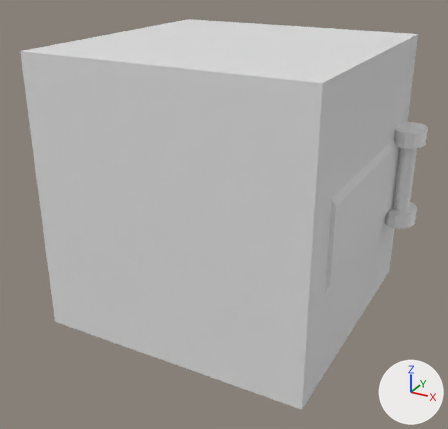
Two versions of the Blender file Assets/modelagens/Janela.blend, one commit apart.
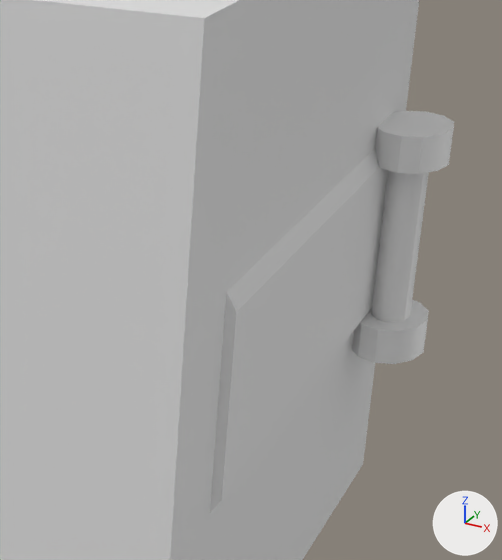
There are two pictures of each version: one whole from a camera (50 mm lens) standing at (10.17, -19.35, 13.14) and looking at (-0.03, -0.81, 3.87), one close up on the part from 53% to 100% of the width and 18% to 73% of the height. Lighting does not change. The marker at lower right points along +X, +Y and +Z.

The first close-up shows '1x1x1.011', 'Abridor de Janela'.
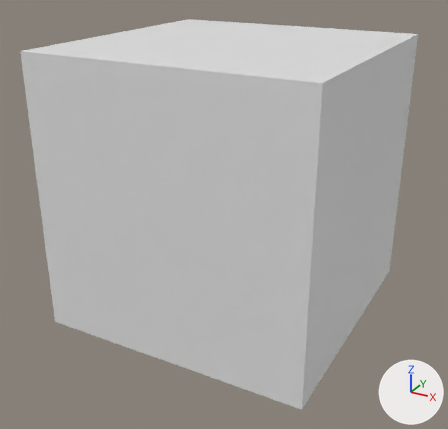
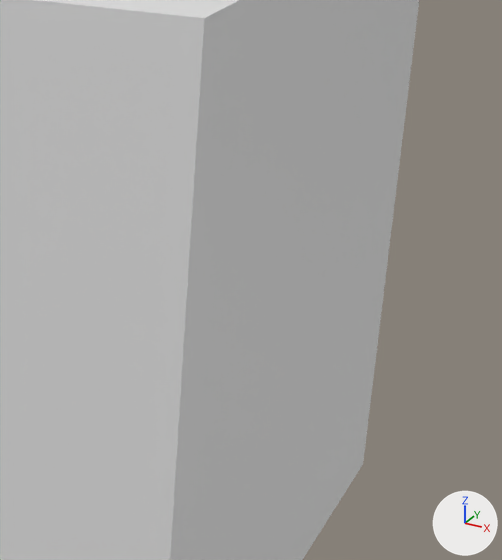
Where the change shows, as pixel boxes (x1, y1, x2, y2) in the close-ups (502 x 560 px; the box of a moved part takes in the faces that stretch with it):
'Abridor de Janela', reshaped, moved, rescaled (not visible afterwards)
    before: (210, 111, 454, 513)
part 1 of me_cylinder_022, moved or reshaped (not visible afterwards)
    before: (352, 111, 454, 364)
part 2 of me_cylinder_022, moved or reshaped (not visible afterwards)
    before: (211, 149, 388, 502)

The change in detail:
me_cylinder_022 is used by ob_abridor_de_janela; location (-0.06, -2.21, 4.98); scale (0.744, 1.0, 1.89).
me_cylinder_022 had 264 vertices, 212 faces and spanned x -7.0..8.2, y -1.4..6.6, z -2.5..2.5.
me_cylinder_022 now has 264 vertices, 212 faces and spans x -7.0..8.2, y -1.3..0.9, z -2.5..2.5.
me_cylinder_022 part 1: the loose piece of 96 vertices spanning x 6.6..8.2, y 5.0..6.6, z -1.0..1.0 is moved by (0.0, -5.7, 0.0).
me_cylinder_022 part 2: all 36 vertices in x -7.0..7.0, y -1.4..-0.8, z -2.5..2.5 are moved by (0.0, 0.1, 0.0).
Object 'Abridor de Janela' (ob_abridor_de_janela) moves from (-0.06, -2.21, 4.98) to (0.02, 0.03, 6.59).
Object 'Abridor de Janela' (ob_abridor_de_janela) is rescaled from (0.744, 1.0, 1.89) to (0.197, 0.197, 0.539).
